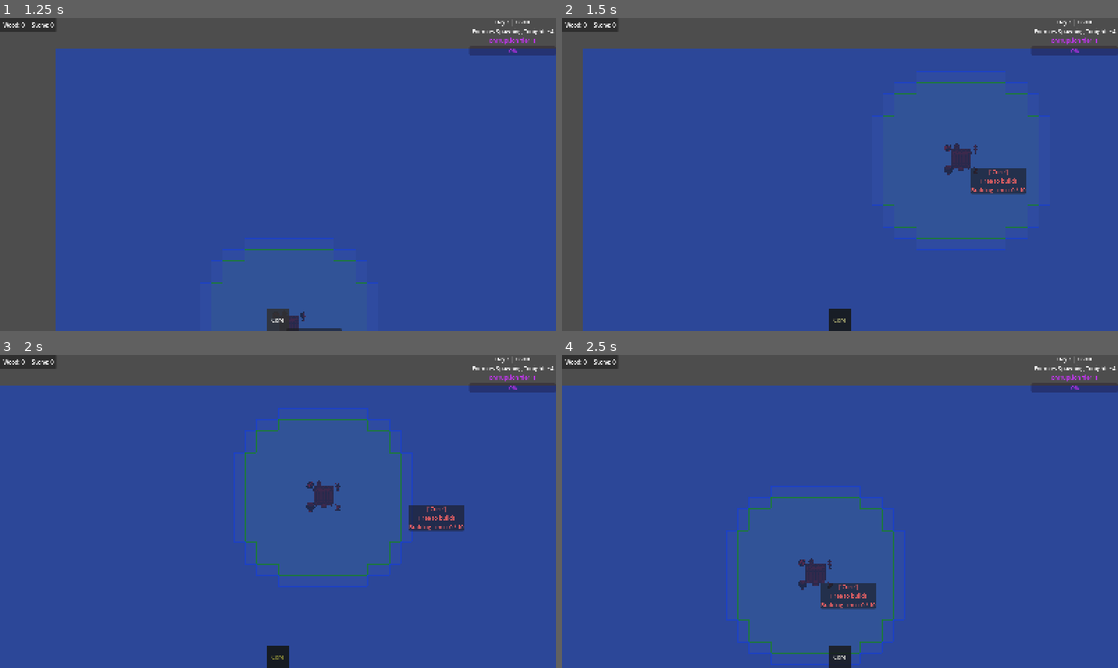
Above: before the commit, frames 1-4 (two rows, left to right).
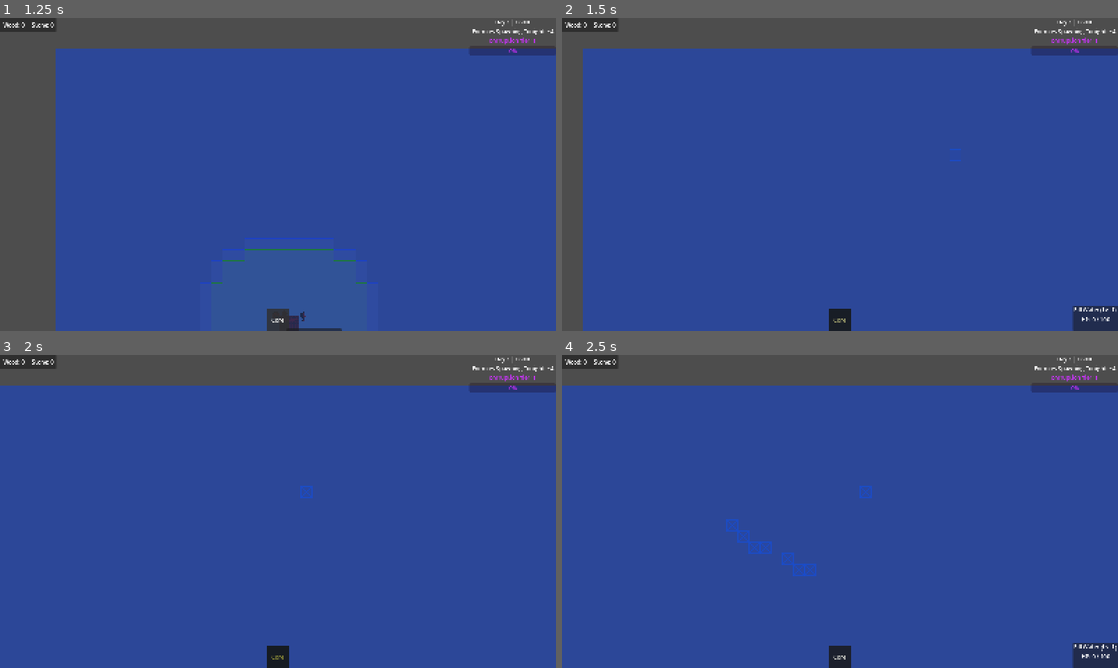
Above: after the commit, the same moments.

Repository: ColdTerror/Core-and-Conveyor
Game: Godot game, scene res://scenes/level.tscn
The game is run twice, just before and just after one commit, with the same random seed, the same clock (stepped at 60 frames per second) and the same inputs. The engine's default icon, where the game draws it, is replaced by a stand-in: a white triangle on a blue panel in a dark square.
Inputs (mouse positions are in pixels of both pictures, inside the frame that each line leads up to):
- Up to frame 1 (1.25 s): click "Core" at 0.5 s
- Up to frame 2 (1.5 s): tap Enter at 1.25 s; move the mouse to (962, 158) at 1.27 s; hold Right (ui_right) from 1.28 s (still down); tap T at 1.35 s; click (962, 158) at 1.42 s
- Up to frame 3 (2 s): keep holding Right (ui_right); tap P at 1.55 s
- Up to frame 4 (2.5 s): release Right (ui_right) at 2 s; drag from (728, 527) to (812, 574) at 2.02 s

Frame 1 is identical in both runs. In frame 2, 2.4% of the frame differs, in the area x 55-100%, y 16-100%; in frame 3, 2.2%; in frame 4, 3.1%, in the area x 29-100%, y 41-100%.

Commit message:
Add TerraformSite and terrain-mode support
Introduce a TerraformSite building to represent terrain/jobs (new script and scene) and integrate terrain-mode into the building system and bots. Key changes:

- Added scripts/Building Classes/terraform_site.gd (class_name TerraformSite) and scene to represent terraform jobs (remove object / convert water), with drawing, progress, finish logic, and pathfinder obstacle updates.
- Hooked the new terraform_scene into level.tscn and exported terraform_site_scene in building_manager.gd.
- BuildingManager: added is_terrain_mode toggle (KEY_T), input handling to create terraform jobs (_try_add_terrain_job), registration of Terraform sites like buildings, and unlocked a "Terraform" priority group; adjusted group search to include Terraform (and Walls) routing.
- Worker bot: updated logic to treat TerraformSite similarly to ConstructionSite so bots will work on terraform jobs (job selection, delivery/building checks, repairs).
- Updated kanban data: moved a task to Doing and added a new "building manager makeover" task.

These changes enable players to toggle terrain-edit mode, spawn terraform jobs on the grid, and have worker bots process them as regular building-type jobs.

Diff:
--- /dev/null
+++ b/scenes/buildings & related/terraform_site.tscn
@@ -0,0 +1,6 @@
+[gd_scene format=3 uid="uid://bc7bv1elbmh38"]
+
+[ext_resource type="Script" uid="uid://b42oljumf8ies" path="res://scripts/Building Classes/terraform_site.gd" id="1_57551"]
+
+[node name="TerraformSite" type="Node2D" unique_id=2015433597]
+script = ExtResource("1_57551")
--- a/scenes/level.tscn
+++ b/scenes/level.tscn
@@ -30,6 +30,7 @@
 [ext_resource type="Script" uid="uid://derk5dx603k7c" path="res://scripts/Managers/time_manager.gd" id="23_asl66"]
 [ext_resource type="PackedScene" uid="uid://ce1ik2gwvn5dc" path="res://scenes/buildings & related/construction_site_building.tscn" id="26_v3why"]
 [ext_resource type="PackedScene" uid="uid://ow6l5iua5vty" path="res://scenes/Enemy & Related/test_enemy.tscn" id="27_cmcjb"]
+[ext_resource type="PackedScene" uid="uid://bc7bv1elbmh38" path="res://scenes/buildings & related/terraform_site.tscn" id="27_q4oe8"]
 [ext_resource type="Script" uid="uid://fgv6db1xa3sc" path="res://scripts/Managers/pathfinder.gd" id="29_7agi7"]
 [ext_resource type="PackedScene" uid="uid://mc4h1u2qxbyd" path="res://scenes/ui/enemy_info_popup.tscn" id="29_w3o6u"]
 [ext_resource type="Script" uid="uid://cp1a4u82js3m8" path="res://scripts/UI/MainHUD.gd" id="30_2jdvr"]
@@ -90,6 +91,7 @@
 terrain_layer = NodePath("../TerrainLayer")
 corruption_layer = NodePath("../CorruptionLayer")
 construction_site_scene = ExtResource("26_v3why")
+terraform_site_scene = ExtResource("27_q4oe8")
 
 [node name="CorruptionManager" type="Node2D" parent="." unique_id=964623052 node_paths=PackedStringArray("corruption_layer", "terrain_layer", "object_layer", "building_manager", "wave_manager", "time_manager")]
 script = ExtResource("34_v3why")
--- /dev/null
+++ b/scripts/Building Classes/terraform_site.gd
@@ -0,0 +1,65 @@
+extends Building # <--- THE FIX: It is now officially a building!
+class_name TerraformSite
+
+
+enum JobType { REMOVE_OBJECT, CONVERT_WATER }
+var job_type: JobType
+
+var level_ref: Node2D
+
+func setup(level: Node2D, grid_pos: Vector2i, type: JobType):
+	level_ref = level
+	job_type = type
+	occupied_tiles = [grid_pos]
+
+	building_name = "Clear Terrain" if type == JobType.REMOVE_OBJECT else "Fill Water"
+
+	# We assign these here because the base Building class already created them for us!
+	health = 0
+	max_health = 100
+
+	global_position = level_ref.object_layer.map_to_local(grid_pos)
+
+# --- DUCK TYPING FOR THE BOT ---
+func needs_materials() -> bool:
+	return false # Terraforming is free right now! Just requires labor.
+
+func add_build_progress(amount: int):
+	health += amount
+	queue_redraw()
+
+	if health >= max_health:
+		_finish_terraforming()
+
+func _finish_terraforming():
+	var target_tile = occupied_tiles[0]
+
+	if job_type == JobType.CONVERT_WATER:
+		# Replace water with dirt (Update the 0 to your actual Dirt Tile ID!)
+		level_ref.terrain_layer.set_cell(target_tile, 0, Vector2i(0, 0))
+		if level_ref.building_manager.pathfinder:
+			level_ref.building_manager.pathfinder.set_obstacle(target_tile, false)
+
+	elif job_type == JobType.REMOVE_OBJECT:
+		level_ref.object_layer.set_cell(target_tile, -1)
+		if level_ref.active_grid_objects.has(target_tile):
+			level_ref.active_grid_objects.erase(target_tile)
+		if level_ref.building_manager.pathfinder:
+			level_ref.building_manager.pathfinder.set_obstacle(target_tile, false)
+
+	destroyed.emit(self)
+	queue_free()
+
+func _draw():
+	var tile_size = 32.0
+	var top_left = Vector2(-tile_size / 2.0, -tile_size / 2.0)
+	var rect = Rect2(top_left, Vector2(tile_size, tile_size))
+
+	# Color code by type (Red for Clear, Blue for Water)
+	var color = Color(1.0, 0.2, 0.2, 0.8) if job_type == JobType.REMOVE_OBJECT else Color(0.2, 0.6, 1.0, 0.8)
+	var fill = Color(color.r, color.g, color.b, 0.15)
+
+	draw_rect(rect, fill, true)
+	draw_rect(rect, color, false, 2.0)
+	draw_line(top_left, top_left + Vector2(tile_size, tile_size), color, 2.0)
+	draw_line(top_left + Vector2(tile_size, 0), top_left + Vector2(0, tile_size), color, 2.0)
--- a/scripts/Managers/building_manager.gd
+++ b/scripts/Managers/building_manager.gd
@@ -35,6 +35,9 @@
 
 var ghost_building: Building = null
 var placing_building := false
+
+@export var terraform_site_scene: PackedScene
+var is_terrain_mode: bool = false
 
 # --- DRAG VARIABLES ---
 var is_dragging: bool = false
@@ -96,9 +99,8 @@
 func handle_input(event, raw_grid_pos: Vector2i) -> bool:
 	if not ghost_building: return false
 
-	# --- THE FIX: Ignore Level.gd's raw grid and use our centered one! ---
 	var current_grid_pos = _get_mouse_grid()
-	# ----------------------------------------------------------------------
+
 
 	# 1. Update the Main Cursor Ghost (if not dragging)
 	if not is_dragging:
@@ -903,9 +905,11 @@
 			print("show attack key")
 			show_attack_grid = not show_attack_grid
 			queue_redraw()
-	# ---------------------------------
-	if event is InputEventKey and event.is_pressed() and not event.is_echo():
-		if event.keycode == KEY_P:
+		elif event.keycode == KEY_T:
+			is_terrain_mode = not is_terrain_mode
+			if is_terrain_mode: cancel_placement() # Drop any buildings we are holding
+			print("Terrain mode: ", is_terrain_mode)
+		elif event.keycode == KEY_P:
 			print("\n=== MASTER PRIORITY QUEUE ===")
 			for i in range(master_priority_queue.size()):
 				var item = master_priority_queue[i]
@@ -921,7 +925,16 @@
 						print("Rank ", rank, ": [DELETED/INVALID BUILDING]")
 			print("=============================\n")
 	# -------------------------------------------
-
+	if is_terrain_mode:
+		# Check for Left Click OR Click-and-Drag
+		if (event is InputEventMouseButton and event.button_index == MOUSE_BUTTON_LEFT and event.pressed) or \
+		   (event is InputEventMouseMotion and Input.is_mouse_button_pressed(MOUSE_BUTTON_LEFT)):
+
+			print("try change terrain")
+			var grid_pos = _get_mouse_grid()
+			_try_add_terrain_job(grid_pos)
+			get_viewport().set_input_as_handled()
+			return
 	# Cancel logic
 	if event.is_action_pressed("ui_cancel") or event.is_action_pressed("right_click"):
 		if ghost_building != null:
@@ -1363,10 +1376,15 @@
 
 	# Loop through your existing arrays based on the group
 	var search_array = []
+
 	if group_name == "Belts":
-		# Assuming you have a way to filter conveyors, or just loop all buildings:
-		for b in buildings:
-			if b is ConveyorBuilding: search_array.append(b)
+		for b in buildings: if b is ConveyorBuilding: search_array.append(b)
+	elif group_name == "Walls":
+		for b in buildings: if b is WallBuilding: search_array.append(b)
+
+	# --- THE FIX: ADD TERRAFORM ROUTING ---
+	elif group_name == "Terraform":
+		for b in buildings: if b is TerraformSite: search_array.append(b)
 
 	for b in search_array:
 		if _building_needs_work(b):
@@ -1403,6 +1421,38 @@
 		master_priority_queue[idx + 1] = item
 		master_priority_queue[idx] = temp
 
+func _try_add_terrain_job(grid_pos: Vector2i):
+	# Don't overlap jobs or buildings!
+	if occupied_tiles.has(grid_pos): return
+
+	var job_type = -1
+	var has_object = object_layer.get_cell_source_id(grid_pos) != -1
+	var has_active_resource = level_ref.active_grid_objects.has(grid_pos)
+
+	if has_object or has_active_resource:
+		job_type = TerraformSite.JobType.REMOVE_OBJECT
+	elif terrain_layer:
+		var tile_data = terrain_layer.get_cell_tile_data(grid_pos)
+		if tile_data != null and tile_data.get_custom_data("buildable") == false:
+			job_type = TerraformSite.JobType.CONVERT_WATER
+
+	if job_type != -1:
+		# SPAWN THE NODE!
+		var site = terraform_site_scene.instantiate() as TerraformSite
+		level_ref.object_layer.add_child(site)
+		site.setup(level_ref, grid_pos, job_type)
+
+		# Register it exactly like a building so the bots can see it!
+		_register_building(site)
+		site.destroyed.connect(_on_building_destroyed)
+
+		# Ensure "Terraform" is dynamically added to the Priority List
+		if not master_priority_queue.has("Terraform"):
+			master_priority_queue.append("Terraform")
+			print("Priority System: Unlocked Terraforming")
+	else:
+		print("Nothing to remove at: ", grid_pos)
+
 # ==========================================
 # BOT UI ROUTING
 # ==========================================
--- a/scripts/Workers/worker_bot.gd
+++ b/scripts/Workers/worker_bot.gd
@@ -283,7 +283,7 @@
 	if carried_amount > 0:
 		var holding_wrong_item = true
 
-		if best_job is ConstructionSite and not best_job.is_ready_to_build:
+		if (best_job is ConstructionSite or best_job is TerraformSite) and not best_job.is_ready_to_build:
 			if best_job.required_items.has(carried_item_name):
 				var needed = best_job.required_items[carried_item_name]
 				var have = best_job.delivered_items.get(carried_item_name, 0)
@@ -295,7 +295,7 @@
 			return
 
 	# Execute the job based on what type it is and what state we're in
-	if best_job is ConstructionSite:
+	if best_job is ConstructionSite or best_job is TerraformSite:
 		if carried_amount > 0:
 			# Hands full of the right material — deliver it
 			_request_path(best_job.occupied_tiles, true)
@@ -623,7 +623,7 @@
 func _do_build():
 	var building = level_ref.building_manager.occupied_tiles.get(target_tile, null)
 
-	if not building or not building is ConstructionSite:
+	if not building or not (building is ConstructionSite or building is TerraformSite):
 		current_state = State.IDLE
 		return
 
Not shown, added: scripts/Building Classes/terraform_site.gd.uid
Not shown, changed: kanban_tasks_data.kanban
